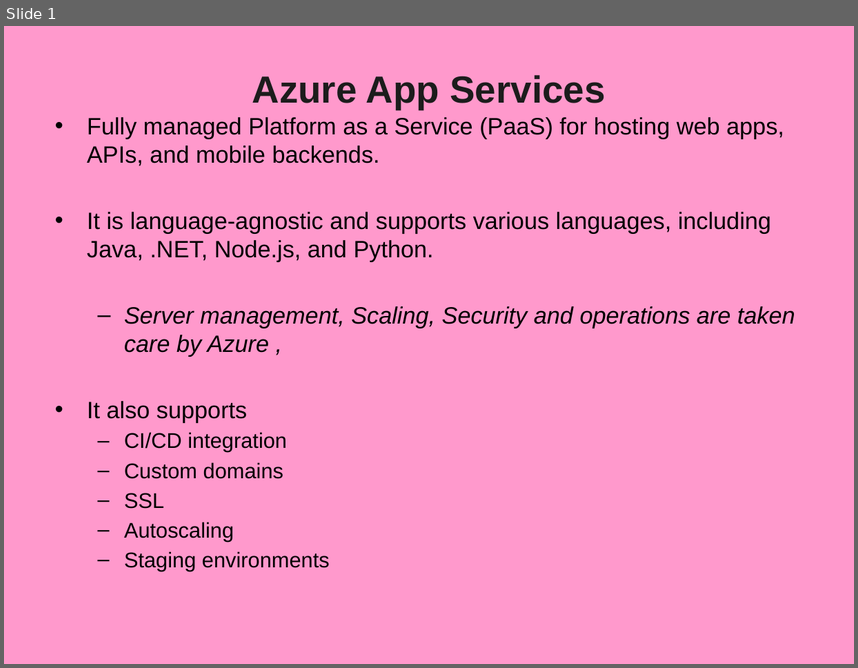
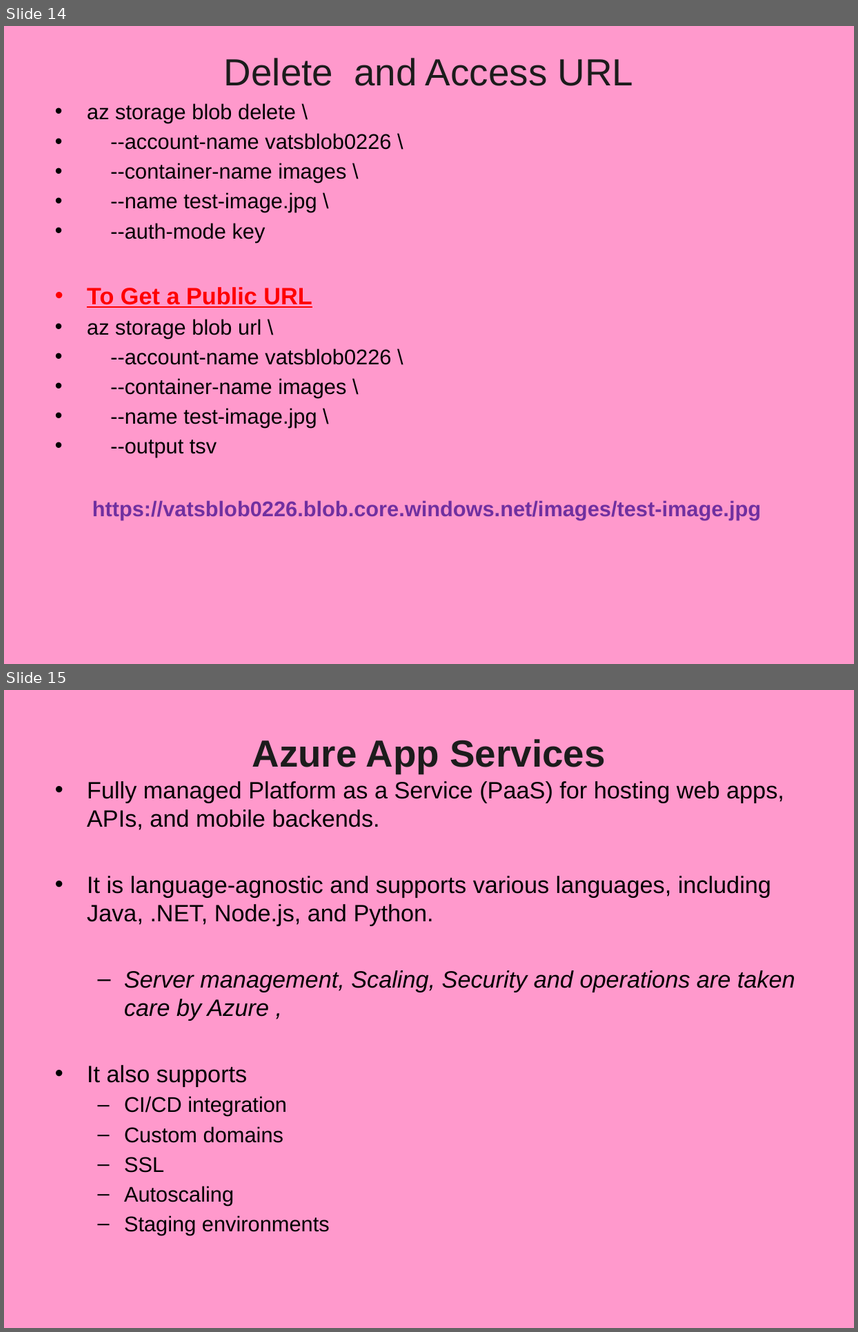
Before and after one commit to Santoshbuild/my_project, a slide deck: 19_Azure_AppService.pptx. Shown one above the other, each under a label of ours: slide 1 before the commit, slides 14 and 15 after it. The pictures are 858x668 and 858x1332 pixels, drawn with LibreOffice and Linux fonts; fonts in the diff are those of the drawing; background and template pictures are left out. Boxes give left, top, right and bottom in pixels: in the first picture for what was removed or moved away, otherwise in the second. Text is boxed around its words. In the diff, an @@ line names an element or a change of style, - is before the commit and + after.

```diff
--- a/19_Azure_AppService.pptx
+++ b/19_Azure_AppService.pptx
@@ slide 14 added at [4,26,854,664], background picture (left out) @@
@@ title added at [224,58,634,86], 32 pt, text #1C1C1C @@
+Delete and Access URL
@@ text added at [87,103,761,520], 18 pt, text #000000 @@
+• az storage blob delete \
+• --account-name vatsblob0226 \
+• --container-name images \
+• --name test-image.jpg \
+• --auth-mode key
+• To Get a Public URL
+• az storage blob url \
+• --account-name vatsblob0226 \
+• --container-name images \
+• --name test-image.jpg \
+• --output tsv
+  https://vatsblob0226.blob.core.windows.net/images/test-image.jpg
@@ what was slide 1 is now slide 15 @@
```
Also in this commit, not shown: 13 other slides added, 19 other files.
